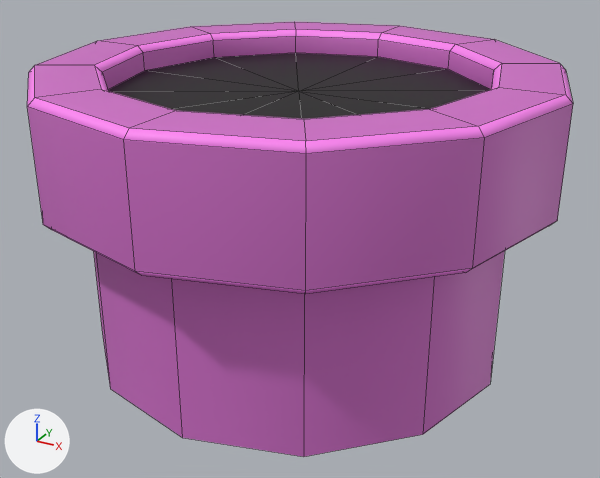
What one commit did to the FBX model obstacles/tube/PipeEnd.fbx.
The view is the same before and after, from a 50 mm lens placed at (0.292, -0.529, 0.348), pointed at (0.006, -0.008, 0.088). The lights are fixed; the arrows at lower left show +X, +Y and +Z. Mesh edges are drawn as thin lines. Where no turn or scale is listed for an object, it has been applied to the vertices.

The first picture shows 'Pipe_End'.
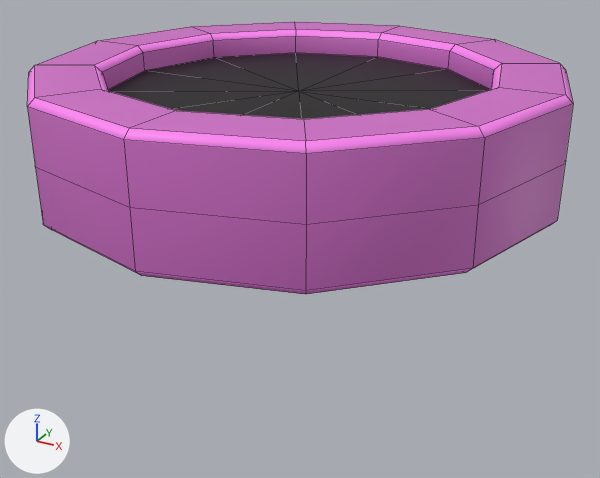
The newer file is also turned or shifted as a whole; pictures and numbers use the older file's frame.

The edits, one by one:
me_mesh is used by ob_pipe_end; location (0.0, 0.0, 0.0).
me_mesh had 109 vertices, 108 faces and spanned x -0.195..0.195, y -0.195..0.195, z 0.0..0.222.
me_mesh now has 134 vertices, 144 faces and spans x -0.195..0.195, y -0.195..0.195, z 0.133..0.222.
Part 1, on me_mesh:
12 vertices are removed from x -0.163..0.163, y -0.163..0.163, z 0.0.
24 faces are deleted.
12 vertices move from x -0.163..0.163, y -0.163..0.163, z 0.133 to x -0.148..0.148, y -0.148..0.148, z 0.133.
13 vertices are added at x -0.142..0.142, y -0.142..0.142, z 0.138..0.153.
12 new vertices lie (0.0, 0.0, -0.039) away from vertices in x -0.195..0.195, y -0.195..0.195, z 0.217.
12 new vertices lie (0.0, 0.0, 0.015) away from vertices in x -0.142..0.142, y -0.142..0.142, z 0.138.
36 new faces join them, mat_m_pipe (pink #d06ec7).
12 new faces join them, mat_m_pipehole (black #000000).
12 new faces join them, mat_m_pipelight (pink #ff85f4).

Where the change shows, as pixel boxes (x1, y1, x2, y2) in the pictures (600 x 478 px):
'Pipe_End', reshaped (37% shorter): before (27, 22, 573, 457); after (27, 22, 573, 294)
part 1 of me_mesh, built on: before (27, 104, 573, 457); after (27, 104, 573, 291)
